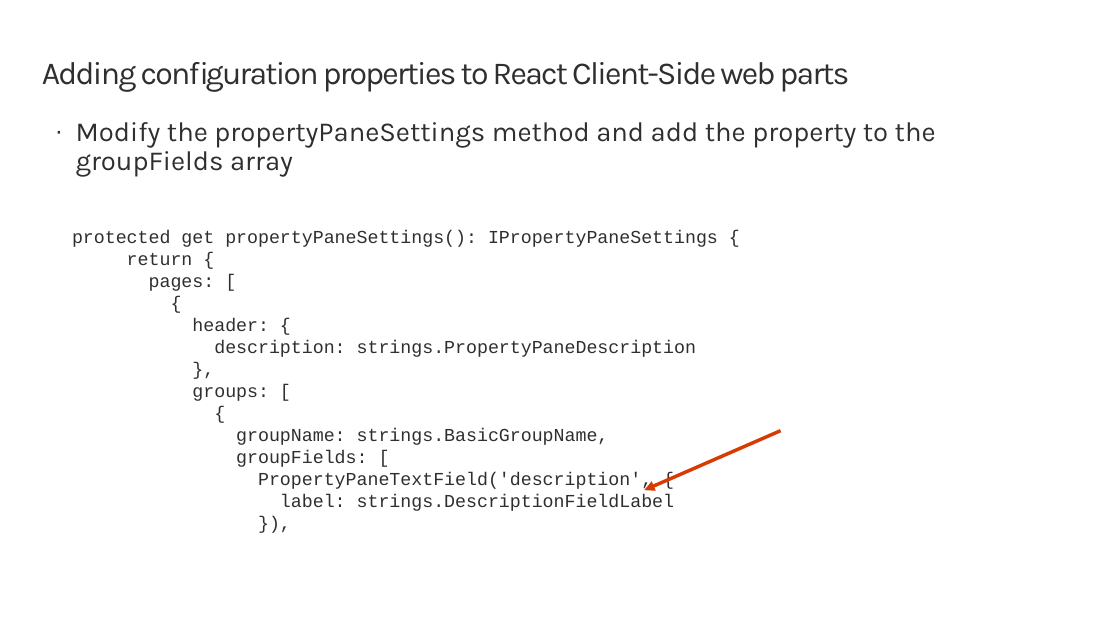
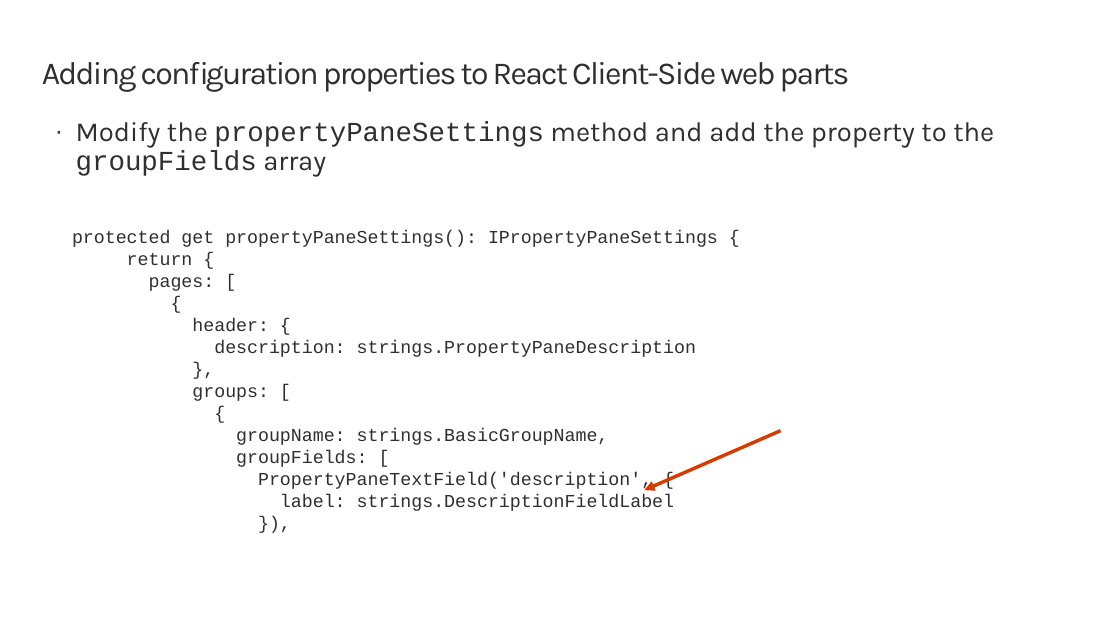
Before and after one commit to SharePoint/sp-dev-training-spfx-webpart-proppane, a slide deck: slide 8 of 01 intro.pptx. Drawn at 1120x630 pixels with LibreOffice and Linux fonts; fonts in the diff are those of the drawing; background and template pictures are left out. Boxes give left, top, right and bottom in pixels: in the first picture for what was removed or moved away, otherwise in the second. Text is boxed around its words. In the diff, an @@ line names an element or a change of style, - is before the commit and + after.

```diff
--- a/01 intro.pptx
+++ b/01 intro.pptx
@@ text "Modify the propertyPaneSettings method and ..." at [76,121,994,177]: font Karla to Courier New in "propertyPaneSettings groupFields" @@
```
Also in this commit, not shown: 2 other slides changed, 2 other files.
